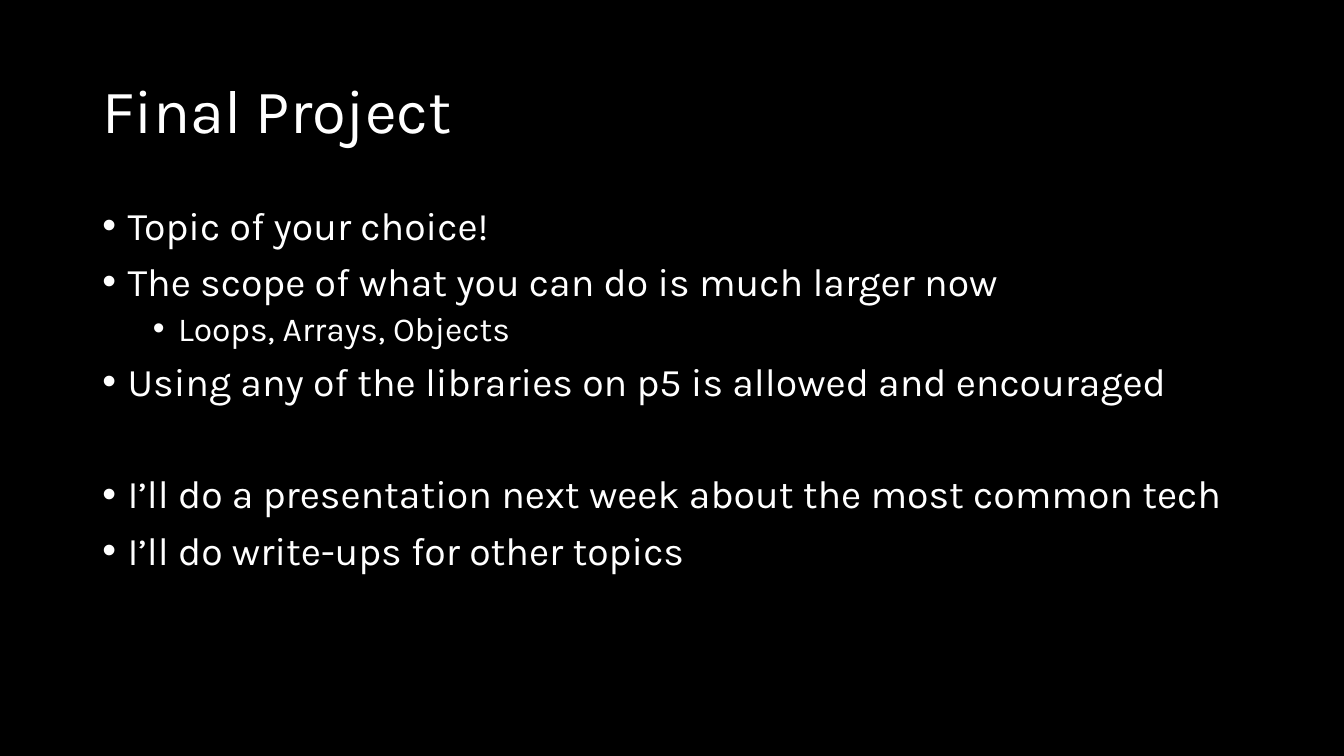
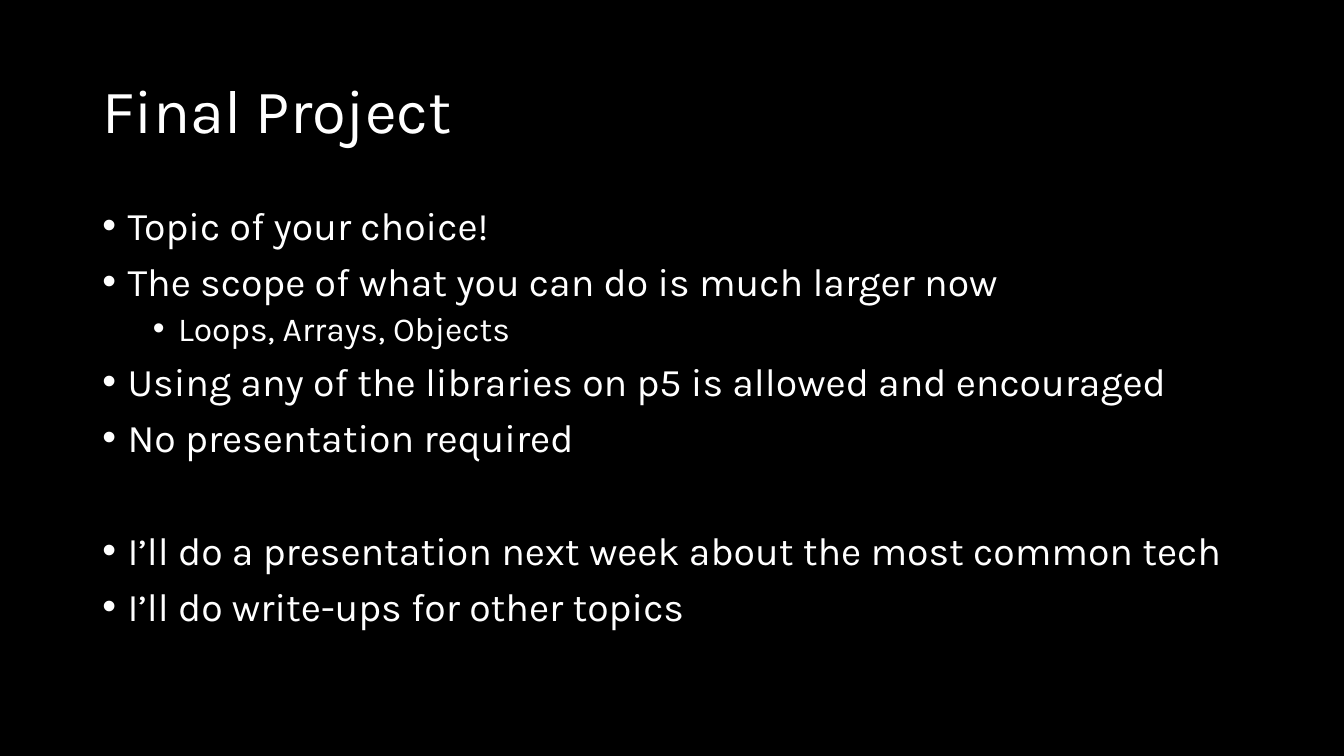
Before and after one commit to crhallberg/IMM120, a slide deck: slide 9 of Presentations/Grab Bag 1.pptx. Drawn at 1344x756 pixels with LibreOffice and Linux fonts; fonts in the diff are those of the drawing. Boxes give left, top, right and bottom in pixels: in the first picture for what was removed or moved away, otherwise in the second. Text is boxed around its words. In the diff, an @@ line names an element or a change of style, - is before the commit and + after.

```diff
--- a/Presentations/Grab Bag 1.pptx
+++ b/Presentations/Grab Bag 1.pptx
@@ text at (x1=128, y1=425, x2=574, y2=462): paragraph added @@
+• No presentation required
```
Also in this commit, not shown: 1 slide added, 1 other file.
